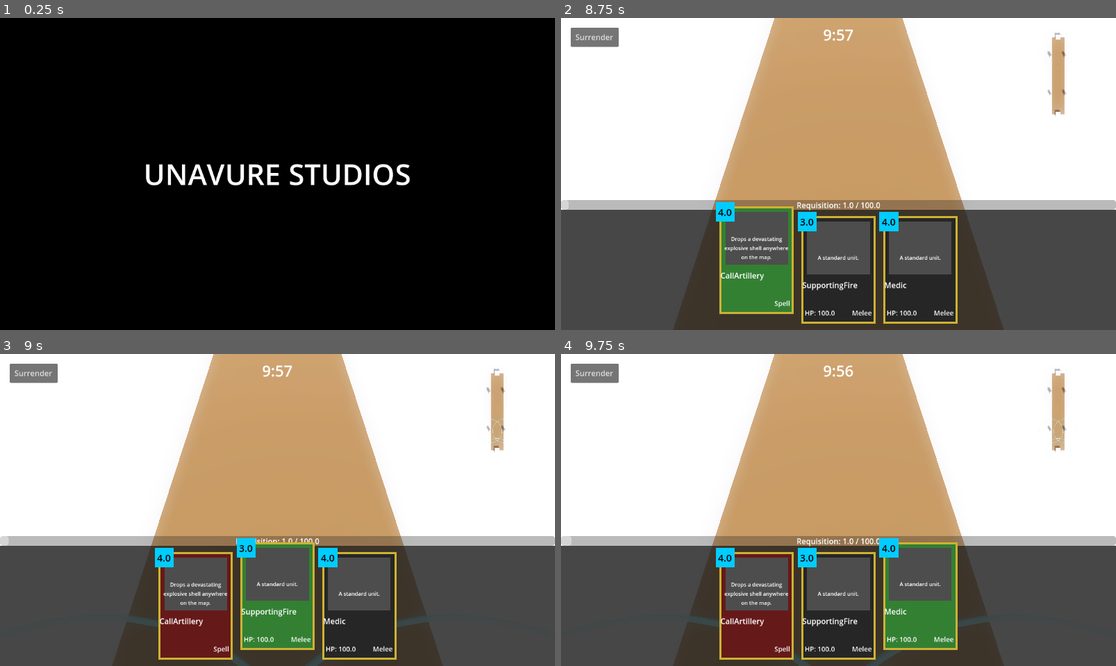
Above: before the commit, frames 1-4 (two rows, left to right).
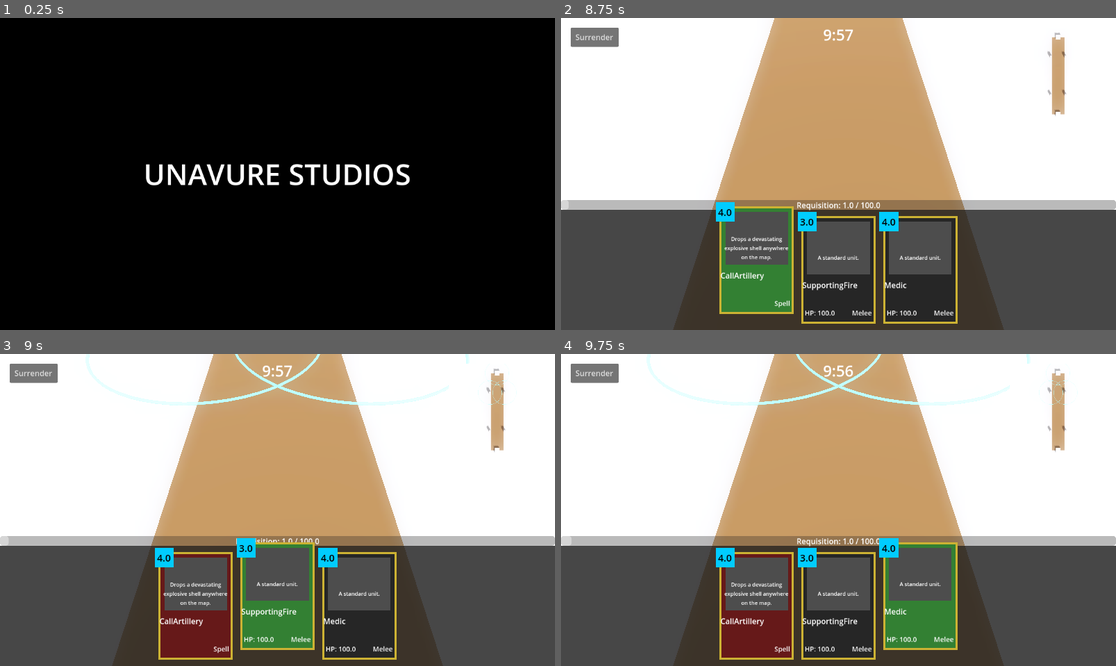
Above: after the commit, the same moments.

Repository: geoffbradford96/UBB_v4
Game: Godot game, scene res://Scenes/BootScreen.tscn
The game is run twice, just before and just after one commit, with the same random seed, the same clock (stepped at 60 frames per second) and the same inputs.
Inputs (mouse positions are in pixels of both pictures, inside the frame that each line leads up to):
- Up to frame 1 (0.25 s): no input
- Up to frame 2 (8.75 s): tap Enter at 0.5, 2, 8 s; move the mouse to (960, 158) at 0.52 s; hold Right (ui_right) 0.53-1.25 s; click (960, 158) at 0.67 s; tap Space at 1.25, 7.25 s; drag from (727, 189) to (810, 236) at 1.27 s; move the mouse to (894, 105) at 2.02 s; hold Right (ui_right) 2.03-2.75 s; click (894, 105) at 2.17 s; click "Online Play" at 2.75 s; click "War Games (Matchmaking)" at 3.5 s; click (838, 114) at 4.27 s; type "12" at 4.35 s; click "Host Private Room" at 5 s; click "Surrender" at 5.75 s; click "Join Private Room" at 6.5 s; drag from (1060, 77) to (672, 127) at 7.27 s; drag from (755, 270) to (866, 174) at 8.02 s
- Up to frame 3 (9 s): tap Space at 8.75 s; drag from (277, 606) to (194, 432) at 8.77 s
- Up to frame 4 (9.75 s): move the mouse to (921, 606) at 9.52 s; hold Down (ui_down) from 9.53 s (still down); click (921, 606) at 9.67 s

Frames 1-2 are identical in both runs. In frame 3, 1.0% of the frame differs, in the area x 15-93%, y 0-100%; in frame 4, 1.1%.

Commit message:
Comprehensive bug sweep across all systems: targeting safety, tick-rate delta timers, camera bounds, projectile lifetimes, pause transitions, and map matchmaking

Diff:
--- a/Scripts/ArenaCamera.gd
+++ b/Scripts/ArenaCamera.gd
@@ -40,8 +40,9 @@
 		is_snapped = true
 		target_position += move_dir.normalized() * 40.0 * delta
 
-	target_position.x = clamp(target_position.x, -100, 100)
-	target_position.z = clamp(target_position.z, -100, 100)
+	var max_pan = 160.0 if GameState.map_selected == "Arena_6P.tscn" else (110.0 if GameState.map_selected == "Arena_4P.tscn" else 90.0)
+	target_position.x = clamp(target_position.x, -max_pan, max_pan)
+	target_position.z = clamp(target_position.z, -max_pan, max_pan)
 
 	var camera_offset = Vector3(0, 20.0 * zoom_level, 16.0 * zoom_level)
 
--- a/Scripts/ArenaManager.gd
+++ b/Scripts/ArenaManager.gd
@@ -206,7 +206,7 @@
             if "Tower" in z.name: player_towers += 1
 
         var initial = initial_towers_per_team.get(p.team, 2)
-        var dynamic_rate = requisition_rate + ((initial - player_towers) * (1.0 / initial))
+        var dynamic_rate = requisition_rate + ((initial - player_towers) * (1.0 / max(1.0, float(initial))))
         if p.req < max_requisition:
             p.req += dynamic_rate * delta
             if p.req > max_requisition: p.req = max_requisition
@@ -353,7 +353,7 @@
 @rpc("any_peer", "call_local", "reliable")
 func sync_spawn_card(card_path: String, pos: Vector3, team: String, unique_id: String):
     var data = load(card_path)
-    if data == null: return
+    if data == null or not "unit_scene" in data or data.unit_scene == null: return
 
     var count = 1
     if "spawn_count" in data: count = data.spawn_count
@@ -789,7 +789,7 @@
     t.name = unique_name
     add_child(t)
     t.global_position = Vector3(rx, -5, rz)
-    var tw = create_tween()
+    var tw = t.create_tween()
     tw.tween_property(t, "position:y", 0.0, 1.0)
 
 func _end_match(message: String):
@@ -811,7 +811,7 @@
         lbl.add_theme_constant_override("outline_size", 8)
         ui.add_child(lbl)
 
-    await get_tree().create_timer(4.0).timeout
+    await get_tree().create_timer(4.0, true, false, true).timeout
     get_tree().paused = false
     get_tree().change_scene_to_file("res://Scenes/ModeHub.tscn")
 
--- a/Scripts/Assassin.gd
+++ b/Scripts/Assassin.gd
@@ -45,7 +45,7 @@
 	if not "target_recheck_timer" in self:
 		set_meta("target_recheck", 1.0)
 	var __target_timer = get_meta("target_recheck") if has_meta("target_recheck") else 1.0
-	__target_timer -= 0.016
+	__target_timer -= delta
 	set_meta("target_recheck", __target_timer)
 
 	if current_target == null or not is_instance_valid(current_target) or __target_timer <= 0.0:
@@ -146,8 +146,9 @@
 	for e in enemies:
 		if is_instance_valid(e):
 			var d = global_position.distance_to(e.global_position)
-			# Is the enemy "off-lane"? (Lane is roughly X between -15 and 15)
-			if abs(e.global_position.x) > 15:
+			# Is the enemy a high-value backline target or off-lane flanker?
+			var is_priority = "Sniper" in e.name or "Ranged" in e.name or "Hunter" in e.name or "CommandBay" in e.name or abs(e.global_position.x) > 18
+			if is_priority:
 				if d < closest_off_lane_dist:
 					closest_off_lane_dist = d
 					off_lane_target = e
--- a/Scripts/BeastCell.gd
+++ b/Scripts/BeastCell.gd
@@ -40,7 +40,7 @@
 	current_target = null
 	var enemies = []
 	for node in get_tree().get_nodes_in_group("Targetable"):
-		if not node.is_in_group("Beast") and is_instance_valid(node):
+		if not node.is_in_group("Beast") and is_instance_valid(node) and node != self:
 			enemies.append(node)
 	var closest = 99999.0
 	for e in enemies:
--- a/Scripts/BeastTentacle.gd
+++ b/Scripts/BeastTentacle.gd
@@ -64,7 +64,12 @@
                 if hp: hp.take_damage(damage)
                 # Slap animation
                 if mn:
+                    if has_meta("attack_tween"):
+                        var old_tw = get_meta("attack_tween")
+                        if is_instance_valid(old_tw) and old_tw.is_valid():
+                            old_tw.kill()
                     var tw = create_tween()
+                    set_meta("attack_tween", tw)
                     tw.tween_property(mn, "rotation_degrees:x", 60.0, 0.1)
                     tw.tween_property(mn, "rotation_degrees:x", 0.0, 0.2)
         else:
@@ -74,7 +79,7 @@
     current_target = null
     var enemies = []
     for node in get_tree().get_nodes_in_group("Targetable"):
-        if not node.is_in_group("Beast"):
+        if not node.is_in_group("Beast") and is_instance_valid(node) and node != self:
             enemies.append(node)
 
     var closest = 99999.0
--- a/Scripts/BotAI.gd
+++ b/Scripts/BotAI.gd
@@ -54,7 +54,7 @@
 	var initial = 2
 	if am and am.get("initial_towers_per_team"):
 		initial = am.initial_towers_per_team.get(my_team, 2)
-	var dynamic_rate = requisition_rate + ((initial - bot_towers) * (1.0 / initial))
+	var dynamic_rate = requisition_rate + ((initial - bot_towers) * (1.0 / max(1.0, float(initial))))
 	if current_requisition < max_requisition:
 		current_requisition += dynamic_rate * delta
 		if current_requisition > max_requisition:
--- a/Scripts/CardUI.gd
+++ b/Scripts/CardUI.gd
@@ -43,6 +43,7 @@
 		set_card_data(card_data)
 
 func set_card_data(data: Resource):
+	if not data: return
 	card_data = data
 	cost_label.text = str(data.cost)
 	name_label.text = data.card_name
--- a/Scripts/CommandBay.gd
+++ b/Scripts/CommandBay.gd
@@ -27,7 +27,7 @@
 	if not "target_recheck_timer" in self:
 		set_meta("target_recheck", 1.0)
 	var __target_timer = get_meta("target_recheck") if has_meta("target_recheck") else 1.0
-	__target_timer -= 0.016
+	__target_timer -= delta
 	set_meta("target_recheck", __target_timer)
 
 	if current_target == null or not is_instance_valid(current_target) or __target_timer <= 0.0:
@@ -74,9 +74,10 @@
 	for g in get_groups():
 		if g.begins_with("Side"): my_team = g
 	var enemies = []
-	for node in get_tree().get_nodes_in_group("Targetable"):
-		if not node.is_in_group(my_team):
-			enemies.append(node)
+	if my_team != "":
+		for node in get_tree().get_nodes_in_group("Targetable"):
+			if not node.is_in_group(my_team) and is_instance_valid(node) and node != self:
+				enemies.append(node)
 	var closest = 99999.0
 	for e in enemies:
 		if is_instance_valid(e):
--- a/Scripts/GameState.gd
+++ b/Scripts/GameState.gd
@@ -47,6 +47,19 @@
 			for key in parsed.keys():
 				player_decks[key] = parsed[key]
 
+	if not player_decks.has("Player1") or player_decks["Player1"].is_empty():
+		player_decks["Player1"] = ["CommanderCard", "CheapGruntCard", "SupportingFireCard", "MedicCard", "CallArtilleryCard", "SniperCard"]
+	if not player_decks.has("Guest1") or player_decks["Guest1"].is_empty():
+		player_decks["Guest1"] = ["VoidOverlordCard", "VoidCrawlerCard", "VoidSpitterCard", "VoidStalkerCard", "VoidMeteorCard", "VoidSpikerCard"]
+	if not player_decks.has("Guest2") or player_decks["Guest2"].is_empty():
+		player_decks["Guest2"] = ["GreatBeastSpeakerCard", "RimworlderGunnerCard", "RimworlderMeleeCard", "SkyBeetleCard", "StoneOctopusCard", "RimworlderLeviathanCard"]
+	if not player_decks.has("Guest3") or player_decks["Guest3"].is_empty():
+		player_decks["Guest3"] = ["ScrapCommanderCard", "ScrapMeleeCard", "ScrapRangedCard", "ScrapTankCard", "ScrapPlaneCard", "ScrapMechCard"]
+	if not player_decks.has("Guest4") or player_decks["Guest4"].is_empty():
+		player_decks["Guest4"] = ["ReachCommanderCard", "ReachMeleeCard", "ReachRangedCard", "ReachTankCard", "ReachPlaneCard", "ReachMechCard"]
+	if not player_decks.has("Guest5") or player_decks["Guest5"].is_empty():
+		player_decks["Guest5"] = ["CommanderCard", "HeavyTankCard", "DominionMechCard", "FighterPlaneCard", "HeroHunterCard", "RepairManCard"]
+
 # Backwards compatibility for older scripts that used player_deck
 var player_deck:
 	get:
--- a/Scripts/HealthComponent.gd
+++ b/Scripts/HealthComponent.gd
@@ -144,7 +144,11 @@
 		var am = get_tree().current_scene
 		if am and am.has_method("_end_match"):
 			get_parent().remove_from_group("Targetable")
-			var my_team = "SideA" if multiplayer.is_server() or GameState.current_mode == "LOCAL" else "SideB"
+			var my_team = "SideA"
+			if am.get("players") and am.players.size() > 0:
+				my_team = am.players[0].team
+			elif not multiplayer.is_server() and GameState.current_mode.begins_with("ONLINE"):
+				my_team = "SideB"
 
 			if GameState.game_mode == "DESTROY_BASE":
 				var my_bases_alive = false
@@ -156,7 +160,10 @@
 						else:
 							enemy_bases_alive = true
 
-				if not my_bases_alive:
+				if not my_bases_alive and not enemy_bases_alive:
+					am._end_match("DRAW! All bases were destroyed simultaneously!")
+					return
+				elif not my_bases_alive:
 					if GameState.current_mode == "AI_VS_AI":
 						am._end_match("MATCH OVER! SideB DESTROYED ALL BASES!")
 					else:
--- a/Scripts/Hero.gd
+++ b/Scripts/Hero.gd
@@ -130,7 +130,7 @@
 	if not "target_recheck_timer" in self:
 		set_meta("target_recheck", 1.0)
 	var __target_timer = get_meta("target_recheck") if has_meta("target_recheck") else 1.0
-	__target_timer -= 0.016
+	__target_timer -= delta
 	set_meta("target_recheck", __target_timer)
 
 	if current_target == null or not is_instance_valid(current_target) or __target_timer <= 0.0:
@@ -148,7 +148,7 @@
 		if dist <= effective_range:
 			attack_timer -= delta
 			if attack_timer <= 0:
-				attack_timer = 1.0 / attack_speed
+				attack_timer = 1.0 / max(0.01, attack_speed)
 				var target_health = current_target.get_node_or_null("HealthComponent")
 				if target_health:
 					target_health.take_damage(attack_damage)
@@ -165,9 +165,10 @@
 	for g in get_groups():
 		if g.begins_with("Side"): my_team = g
 	var enemies = []
-	for node in get_tree().get_nodes_in_group("Targetable"):
-		if not node.is_in_group(my_team):
-			enemies.append(node)
+	if my_team != "":
+		for node in get_tree().get_nodes_in_group("Targetable"):
+			if not node.is_in_group(my_team) and is_instance_valid(node) and node != self:
+				enemies.append(node)
 
 	var closest_dist = 99999.0
 	for e in enemies:
--- a/Scripts/HeroHunter.gd
+++ b/Scripts/HeroHunter.gd
@@ -21,7 +21,7 @@
 	if not "target_recheck_timer" in self:
 		set_meta("target_recheck", 1.0)
 	var __target_timer = get_meta("target_recheck") if has_meta("target_recheck") else 1.0
-	__target_timer -= 0.016
+	__target_timer -= delta
 	set_meta("target_recheck", __target_timer)
 
 	if current_target == null or not is_instance_valid(current_target) or __target_timer <= 0.0:
@@ -132,12 +132,12 @@
 
 	for e in enemies:
 		if is_instance_valid(e):
-			# Tunnel vision on the Commander!
-			if "is_player_controlled" in e:
+			# Tunnel vision on enemy Commander!
+			if e.is_in_group("CommanderUnit") or "Commander" in e.name or "Overlord" in e.name or "GreatBeastSpeaker" in e.name:
 				hero_target = e
 				break
 
-			# Fallback just in case the Hero is dead
+			# Fallback if no Commander is found
 			var d = global_position.distance_to(e.global_position)
 			if d < closest_dist:
 				closest_dist = d
--- a/Scripts/InGameUI.gd
+++ b/Scripts/InGameUI.gd
@@ -89,6 +89,9 @@
 	emit_signal("ui_card_selected", card_ui, self)
 
 func _on_exit_button_pressed():
+	get_tree().paused = false
+	if multiplayer.has_multiplayer_peer():
+		multiplayer.multiplayer_peer = null
 	if GameState.current_mode == "ONLINE_HOST" or GameState.current_mode == "ONLINE_JOIN":
 		get_tree().change_scene_to_file("res://Scenes/MultiplayerMenu.tscn")
 	else:
--- a/Scripts/Medic.gd
+++ b/Scripts/Medic.gd
@@ -21,7 +21,7 @@
 	if not "target_recheck_timer" in self:
 		set_meta("target_recheck", 1.0)
 	var __target_timer = get_meta("target_recheck") if has_meta("target_recheck") else 1.0
-	__target_timer -= 0.016
+	__target_timer -= delta
 	set_meta("target_recheck", __target_timer)
 
 	if current_target == null or not is_instance_valid(current_target) or __target_timer <= 0.0:
--- a/Scripts/MinimapInput.gd
+++ b/Scripts/MinimapInput.gd
@@ -13,9 +13,10 @@
 		if not main_camera or not is_instance_valid(main_camera):
 			main_camera = get_tree().current_scene.get_node_or_null("ArenaCamera")
 		if main_camera and main_camera.has_method("snap_to"):
+			if size.x <= 0 or size.y <= 0: return
 			var x_percent = event.position.x / size.x
 			var y_percent = event.position.y / size.y
-			var map_range = 150.0 if GameState.map_selected == "Arena_6P.tscn" else 100.0
+			var map_range = 150.0 if GameState.map_selected == "Arena_6P.tscn" else (110.0 if GameState.map_selected == "Arena_4P.tscn" else 90.0)
 			var world_x = (x_percent * (map_range * 2.0)) - map_range
 			var world_z = (y_percent * (map_range * 2.0)) - map_range
 			main_camera.snap_to(Vector3(world_x, 0, world_z))
--- a/Scripts/MultiplayerMenu.gd
+++ b/Scripts/MultiplayerMenu.gd
@@ -5,7 +5,8 @@
 	GameState.current_mode = "ONLINE_HOST"
 	GameState.host_game()
 	GameState.load_decks()
-	get_tree().change_scene_to_file("res://Scenes/Arena.tscn")
+	var target_map = GameState.map_selected if GameState.map_selected != "" else "Arena.tscn"
+	get_tree().change_scene_to_file("res://Scenes/" + target_map)
 
 func _on_join_pressed():
 	var ip = $VBoxContainer/IPInput.text
@@ -15,7 +16,8 @@
 	GameState.current_mode = "ONLINE_JOIN"
 	GameState.join_game(ip)
 	GameState.load_decks()
-	get_tree().change_scene_to_file("res://Scenes/Arena.tscn")
+	var target_map = GameState.map_selected if GameState.map_selected != "" else "Arena.tscn"
+	get_tree().change_scene_to_file("res://Scenes/" + target_map)
 
 func _on_local_2p_pressed():
 	GameState.current_mode = "LOCAL_SPLIT_2P"
--- a/Scripts/Plane.gd
+++ b/Scripts/Plane.gd
@@ -21,7 +21,7 @@
 	if not "target_recheck_timer" in self:
 		set_meta("target_recheck", 1.0)
 	var __target_timer = get_meta("target_recheck") if has_meta("target_recheck") else 1.0
-	__target_timer -= 0.016
+	__target_timer -= delta
 	set_meta("target_recheck", __target_timer)
 
 	if current_target == null or not is_instance_valid(current_target) or __target_timer <= 0.0:
@@ -104,7 +104,10 @@
 	if projectile_scene:
 		var proj = projectile_scene.instantiate()
 		get_tree().current_scene.add_child(proj)
-		proj.global_position = global_position
+		var spawn_pos = global_position
+		var vp = get_node_or_null("VisualPivot")
+		if vp: spawn_pos.y += 5.0
+		proj.global_position = spawn_pos
 		proj.target = current_target
 		proj.set("damage", damage)
 		proj.set("speed", 30.0)
--- a/Scripts/Projectile.gd
+++ b/Scripts/Projectile.gd
@@ -5,21 +5,32 @@
 var target: Node3D = null
 var is_poisonous: bool = false
 
+var lifetime: float = 6.0
+
 func _physics_process(delta):
-	if target == null or not is_instance_valid(target):
-		queue_free() # Destroy projectile if target dies or disappears
+	lifetime -= delta
+	if lifetime <= 0.0 or target == null or not is_instance_valid(target):
+		queue_free()
 		return
 
-	# Move directly towards the target's position
+	# Check proximity hit to avoid overshooting
+	var dist = global_position.distance_to(target.global_position)
+	if dist <= max(1.2, speed * delta):
+		_hit_target(target)
+		return
+
+	# Move directly towards target
 	var direction = (target.global_position - global_position).normalized()
 	global_position += direction * speed * delta
 
+func _hit_target(body):
+	var health_node = body.get_node_or_null("HealthComponent")
+	if health_node != null:
+		health_node.take_damage(damage)
+		if is_poisonous:
+			health_node.apply_poison(4, damage * 0.5)
+	queue_free()
+
 func _on_body_entered(body):
 	if body == target:
-		var health_node = body.get_node_or_null("HealthComponent")
-		if health_node != null:
-			health_node.take_damage(damage)
-			if is_poisonous:
-				health_node.apply_poison(4, damage * 0.5)
-
-		queue_free()
+		_hit_target(body)
--- a/Scripts/RepairMan.gd
+++ b/Scripts/RepairMan.gd
@@ -17,7 +17,7 @@
 	if not "target_recheck_timer" in self:
 		set_meta("target_recheck", 1.0)
 	var __target_timer = get_meta("target_recheck") if has_meta("target_recheck") else 1.0
-	__target_timer -= 0.016
+	__target_timer -= delta
 	set_meta("target_recheck", __target_timer)
 
 	if current_target == null or not is_instance_valid(current_target) or __target_timer <= 0.0:
--- a/Scripts/Sniper.gd
+++ b/Scripts/Sniper.gd
@@ -33,7 +33,7 @@
 	if not "target_recheck_timer" in self:
 		set_meta("target_recheck", 1.0)
 	var __target_timer = get_meta("target_recheck") if has_meta("target_recheck") else 1.0
-	__target_timer -= 0.016
+	__target_timer -= delta
 	set_meta("target_recheck", __target_timer)
 
 	if current_target == null or not is_instance_valid(current_target) or __target_timer <= 0.0:
@@ -44,9 +44,12 @@
 	if current_target != null:
 		var dist = global_position.distance_to(current_target.global_position)
 		if dist > attack_range:
-			# Move towards target's Z axis, but stay strictly on the X axis flank!
-			var target_pos = current_target.global_position
-			target_pos.x = flank_x
+			# Move towards target, flanking along perpendicular line
+			var to_target = current_target.global_position - global_position
+			to_target.y = 0
+			var perp = Vector3(-to_target.z, 0, to_target.x).normalized() if to_target.length() > 0.1 else Vector3.RIGHT
+			var flank_offset = 20.0 * (1.0 if flank_x > 0 else -1.0)
+			var target_pos = current_target.global_position + (perp * flank_offset)
 
 			var next_path_pos = target_pos
 			var new_velocity = global_position.direction_to(next_path_pos) * speed
--- a/Scripts/Spell.gd
+++ b/Scripts/Spell.gd
@@ -14,15 +14,17 @@
 
 	# Wait 0.5s for explosion animation to finish expanding
 	await get_tree().create_timer(0.5).timeout
+	if not is_inside_tree(): return
 
 	var my_team = ""
 	for g in get_groups():
 		if g.begins_with("Side"): my_team = g
 
 	var enemies = []
-	for node in get_tree().get_nodes_in_group("Targetable"):
-		if not node.is_in_group(my_team):
-			enemies.append(node)
+	if my_team != "":
+		for node in get_tree().get_nodes_in_group("Targetable"):
+			if not node.is_in_group(my_team) and is_instance_valid(node):
+				enemies.append(node)
 
 	for e in enemies:
 		if is_instance_valid(e):
@@ -37,4 +39,5 @@
 
 	# Wait for particle effects to finish if any
 	await get_tree().create_timer(duration).timeout
-	queue_free()
+	if is_inside_tree():
+		queue_free()
--- a/Scripts/SupportingFire.gd
+++ b/Scripts/SupportingFire.gd
@@ -19,7 +19,7 @@
 	if not "target_recheck_timer" in self:
 		set_meta("target_recheck", 1.0)
 	var __target_timer = get_meta("target_recheck") if has_meta("target_recheck") else 1.0
-	__target_timer -= 0.016
+	__target_timer -= delta
 	set_meta("target_recheck", __target_timer)
 
 	if current_target == null or not is_instance_valid(current_target) or __target_timer <= 0.0:
@@ -113,9 +113,10 @@
 	for g in get_groups():
 		if g.begins_with("Side"): my_team = g
 	var enemies = []
-	for node in get_tree().get_nodes_in_group("Targetable"):
-		if not node.is_in_group(my_team):
-			enemies.append(node)
+	if my_team != "":
+		for node in get_tree().get_nodes_in_group("Targetable"):
+			if not node.is_in_group(my_team) and is_instance_valid(node) and node != self:
+				enemies.append(node)
 	var closest_dist = 99999.0
 	for e in enemies:
 		if is_instance_valid(e):
--- a/Scripts/Tank.gd
+++ b/Scripts/Tank.gd
@@ -27,7 +27,7 @@
 	if not "target_recheck_timer" in self:
 		set_meta("target_recheck", 1.0)
 	var __target_timer = get_meta("target_recheck") if has_meta("target_recheck") else 1.0
-	__target_timer -= 0.016
+	__target_timer -= delta
 	set_meta("target_recheck", __target_timer)
 
 	if current_target == null or not is_instance_valid(current_target) or __target_timer <= 0.0:
@@ -82,12 +82,14 @@
 				if r_mesh:
 					var target_scale = 1.0 + (synergy * 0.6)
 					r_mesh.scale = r_mesh.scale.lerp(Vector3(target_scale, target_scale, target_scale), 0.1)
+			is_moving = true
 		else:
 			velocity.x = move_toward(velocity.x, 0, speed)
 			velocity.z = move_toward(velocity.z, 0, speed)
 
 			attack_timer += delta
-			if attack_timer >= attack_rate:
+			var effective_rate = max(0.1, attack_rate)
+			if attack_timer >= effective_rate:
 				attack_timer = 0.0
 				shoot()
 	else:
--- a/Scripts/Tower.gd
+++ b/Scripts/Tower.gd
@@ -27,6 +27,13 @@
 	var health = get_node_or_null("HealthComponent")
 	if health:
 		health.connect("died", Callable(self, "_on_tower_destroyed"))
+
+	# Check for units already spawned inside detection area
+	await get_tree().process_frame
+	var det = get_node_or_null("DetectionArea")
+	if det and is_instance_valid(det):
+		for b in det.get_overlapping_bodies():
+			_on_detection_area_body_entered(b)
 
 func _on_tower_destroyed():
 	# If this is a Player tower, tell the ArenaManager to speed up Requisition!
@@ -65,9 +72,14 @@
 		var mesh = proj.get_node_or_null("MeshInstance3D")
 		if mesh and mesh.mesh:
 			var mat = StandardMaterial3D.new()
-			mat.albedo_color = Color(0.2, 1.0, 0.2)
+			var laser_color = Color(0.2, 1.0, 0.2)
+			if faction == "Void": laser_color = Color(0.85, 0.1, 0.85)
+			elif faction == "The Reach": laser_color = Color(0.0, 0.85, 1.0)
+			elif faction == "Dominion": laser_color = Color(1.0, 0.65, 0.1)
+			elif faction == "Pirates": laser_color = Color(1.0, 0.45, 0.1)
+			mat.albedo_color = laser_color
 			mat.emission_enabled = true
-			mat.emission = Color(0.2, 1.0, 0.2)
+			mat.emission = laser_color
 			mat.emission_energy_multiplier = 3.0
 			mesh.set_surface_override_material(0, mat)
 
--- a/Scripts/Unit.gd
+++ b/Scripts/Unit.gd
@@ -53,7 +53,7 @@
 	if not "target_recheck_timer" in self:
 		set_meta("target_recheck", 1.0)
 	var __target_timer = get_meta("target_recheck") if has_meta("target_recheck") else 1.0
-	__target_timer -= 0.016
+	__target_timer -= delta
 	set_meta("target_recheck", __target_timer)
 
 	if current_target == null or not is_instance_valid(current_target) or __target_timer <= 0.0:
@@ -132,7 +132,7 @@
 
 			attack_timer -= delta
 			if attack_timer <= 0:
-				attack_timer = 1.0 / attack_speed
+				attack_timer = 1.0 / max(0.01, attack_speed)
 				var target_health = current_target.get_node_or_null("HealthComponent")
 				if target_health:
 					if "SkyJellyfish" in self.name or "StoneOctopus" in self.name:
@@ -191,8 +191,11 @@
 		if g.begins_with("Side"): my_team = g
 	var enemies = []
 	for node in get_tree().get_nodes_in_group("Targetable"):
-		if not node.is_in_group(my_team):
-			enemies.append(node)
+		if node != self and is_instance_valid(node):
+			if my_team != "" and not node.is_in_group(my_team):
+				enemies.append(node)
+			elif my_team == "" and not node.is_in_group("Beast"):
+				enemies.append(node)
 
 	var closest_dist = 99999.0
 	for e in enemies:
